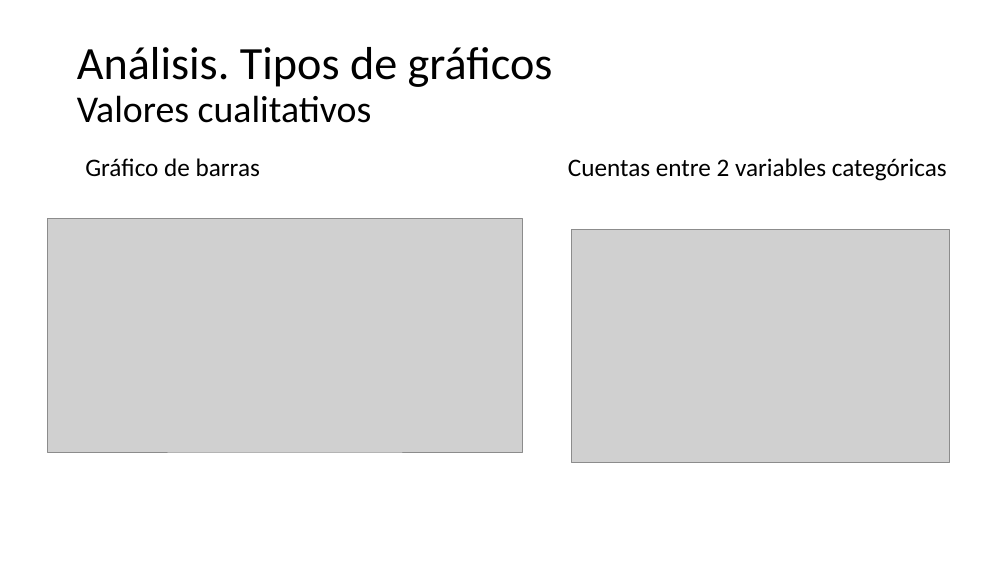
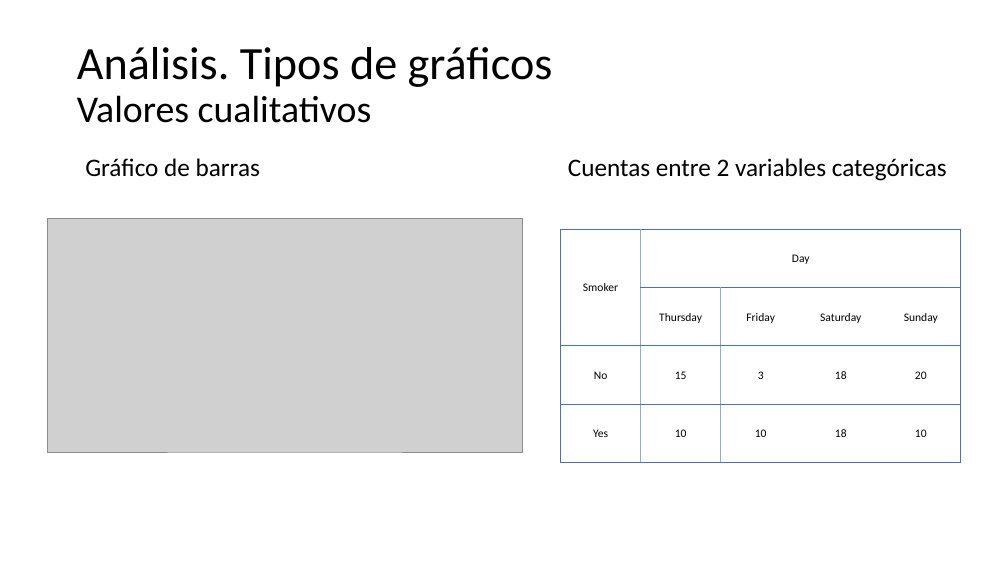
Before and after one commit to RobertoTCo/Curso-PowerBI, a slide deck: slide 16 of Introduccion curso.pptx. Drawn at 1008x567 pixels with LibreOffice and Linux fonts; fonts in the diff are those of the drawing; grey boxes stand for pictures. Boxes give left, top, right and bottom in pixels: in the first picture for what was removed or moved away, otherwise in the second. Text is boxed around its words. In the diff, an @@ line names an element or a change of style, - is before the commit and + after.

```diff
--- a/Introduccion curso.pptx
+++ b/Introduccion curso.pptx
@@ table added at (560,229,961,463), 4 rows, 5 columns @@
+Smoker | Day |  |  | 
+ | Thursday | Friday | Saturday | Sunday
+No | 15 | 3 | 18 | 20
+Yes | 10 | 10 | 18 | 10
```
